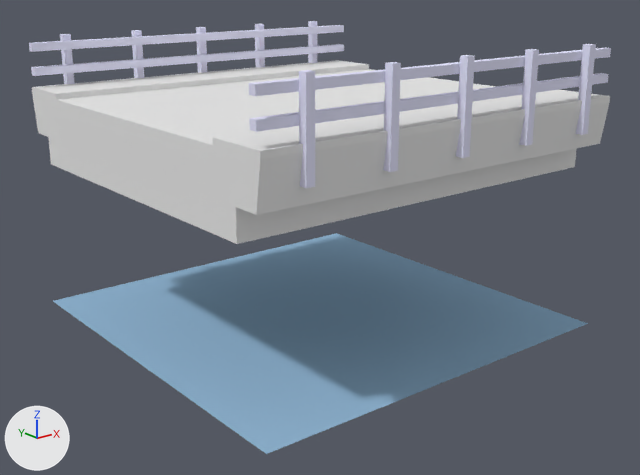
An edit to the Blender file trunk/data/models/roadbridge.blend, drawn before and after from the same camera.
Camera for both pictures: a 50 mm lens placed at (-6.68, -8.53, 4.41), pointed at (-0.04, -0.23, 1.09). Every picture has the same lights, and +X, +Y and +Z are marked at lower left.

Names of what the first picture shows: 'Fence', 'Fence.004', 'Plane.002'.
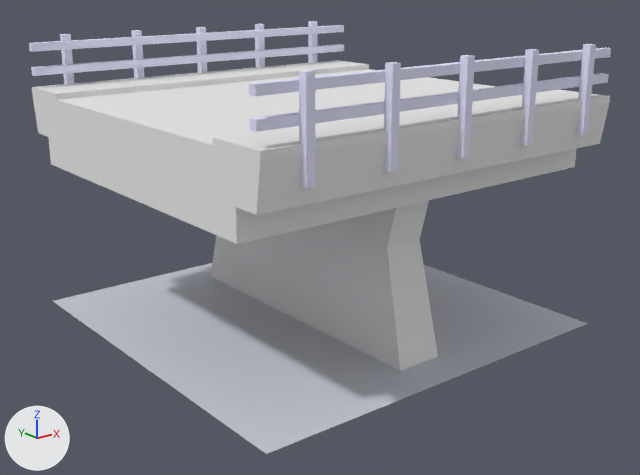
Boxes (x1, y1, x2, y2) around the edits, measured in the pictures (640 x 475 px):
'Plane.002', recoloured (blue to grey): (53, 233, 588, 454) in both
'Cube.003', shown: after (211, 200, 438, 371)

The change in detail:
Material 'water.001' (mat_water_001) is new.
Its base color is (0.608, 0.626, 0.704) (light grey #cdcfda).
me_plane_003 has 4 vertices, 1 face and spans x -1.0..1.0, y -1.0..1.0, z 0.0.
me_plane_003 no longer uses material mat_water (blue #96bbd9).
me_plane_003 now uses material mat_water_001 (light grey #cdcfda).
Object 'Cube.003' (ob_cube_003) is now shown.
Object 'Cube.003' (ob_cube_003) turns from (0, 0, 180) to (0, 0, 270) degrees about x, y and z.
